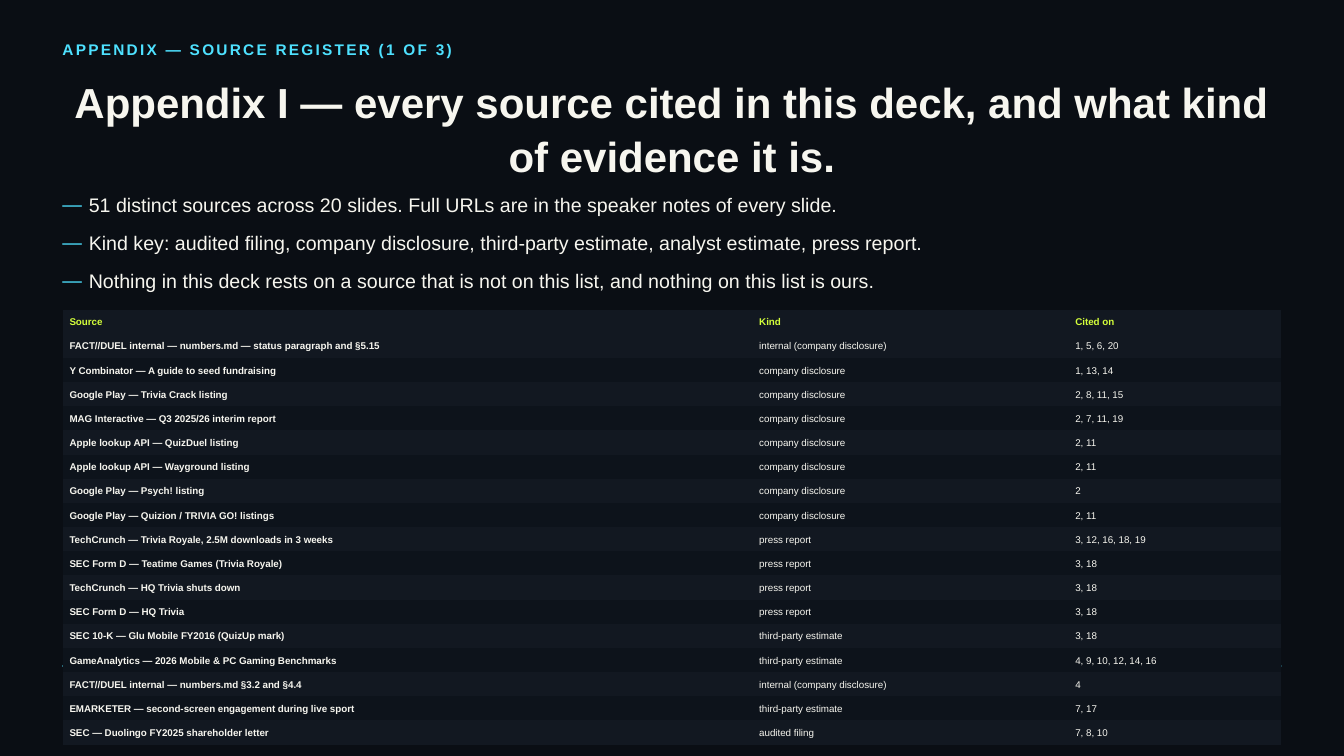
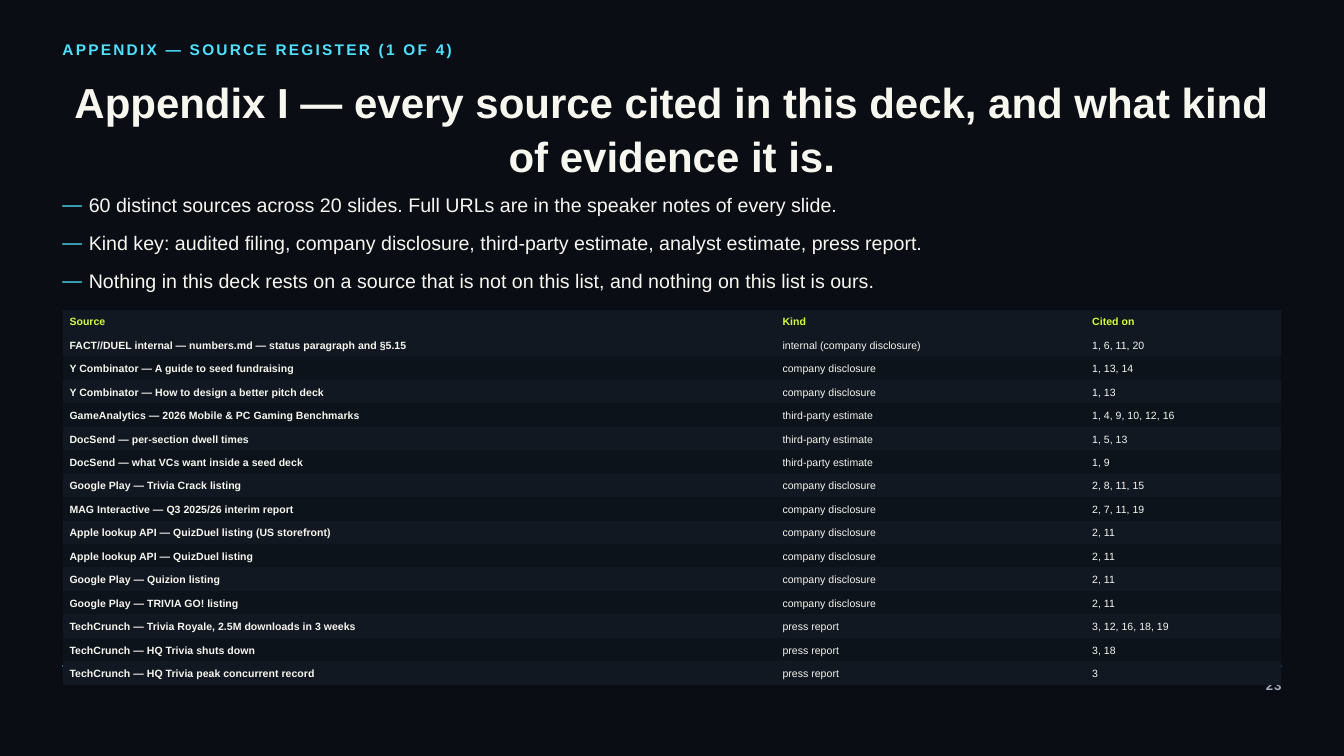
Before and after one commit to occult-kranti/fact-duel, a slide deck: slide 23 of public/product/investor/factduel-seed-deck.pptx. Drawn at 1344x756 pixels with LibreOffice and Linux fonts; fonts in the diff are those of the drawing. Boxes give left, top, right and bottom in pixels: in the first picture for what was removed or moved away, otherwise in the second. Text is boxed around its words. In the diff, an @@ line names an element or a change of style, - is before the commit and + after.

```diff
--- a/public/product/investor/factduel-seed-deck.pptx
+++ b/public/product/investor/factduel-seed-deck.pptx
@@ text at (62, 44, 452, 59): text changed @@
-APPENDIX — SOURCE REGISTER (1 OF 3)
+APPENDIX — SOURCE REGISTER (1 OF 4)
@@ text at (89, 197, 837, 216): text changed @@
-— 51 distinct sources across 20 slides. Full URLs are in the speaker notes of every slide.
+— 60 distinct sources across 20 slides. Full URLs are in the speaker notes of every slide.
@@ table at (63, 310, 1281, 683) @@
-row 2, column 3: 1, 5, 6, 20
+row 2, column 3: 1, 6, 11, 20
+row 4: Y Combinator — How to design a better pitch deck | company disclosure | 1, 13
+row 5: GameAnalytics — 2026 Mobile & PC Gaming Benchmarks | third-party estimate | 1, 4, 9, 10, 12, 16
+row 6: DocSend — per-section dwell times | third-party estimate | 1, 5, 13
+row 7: DocSend — what VCs want inside a seed deck | third-party estimate | 1, 9
+row 10: Apple lookup API — QuizDuel listing (US storefront) | company disclosure | 2, 11
-row 7: Apple lookup API — Wayground listing | company disclosure | 2, 11
-row 8: Google Play — Psych! listing | company disclosure | 2
-row 9: Google Play — Quizion / TRIVIA GO! listings | company disclosure | 2, 11
+row 12: Google Play — Quizion listing | company disclosure | 2, 11
+row 13: Google Play — TRIVIA GO! listing | company disclosure | 2, 11
-row 11: SEC Form D — Teatime Games (Trivia Royale) | press report | 3, 18
-row 13: SEC Form D — HQ Trivia | press report | 3, 18
-row 14: SEC 10-K — Glu Mobile FY2016 (QuizUp mark) | third-party estimate | 3, 18
-row 15: GameAnalytics — 2026 Mobile & PC Gaming Benchmarks | third-party estimate | 4, 9, 10, 12, 14, 16
-row 16: FACT//DUEL internal — numbers.md §3.2 and §4.4 | internal (company disclosure) | 4
-row 17: EMARKETER — second-screen engagement during live sport | third-party estimate | 7, 17
-row 18: SEC — Duolingo FY2025 shareholder letter | audited filing | 7, 8, 10
+row 16: TechCrunch — HQ Trivia peak concurrent record | press report | 3
@@ text added at (1266, 685, 1282, 690), 9.5 pt, text #A6ADBA, bold @@
+23
```
Also in this commit, not shown: 22 other slides changed, 1 slide added, 11 other files.
